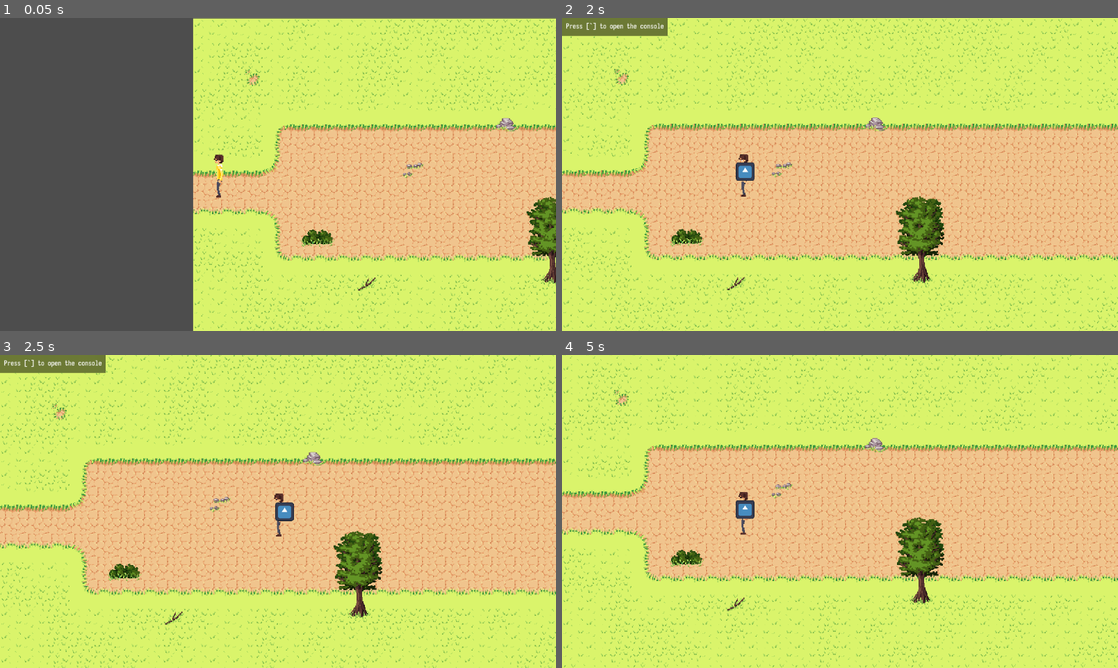
Above: before the commit, frames 1-4 (two rows, left to right).
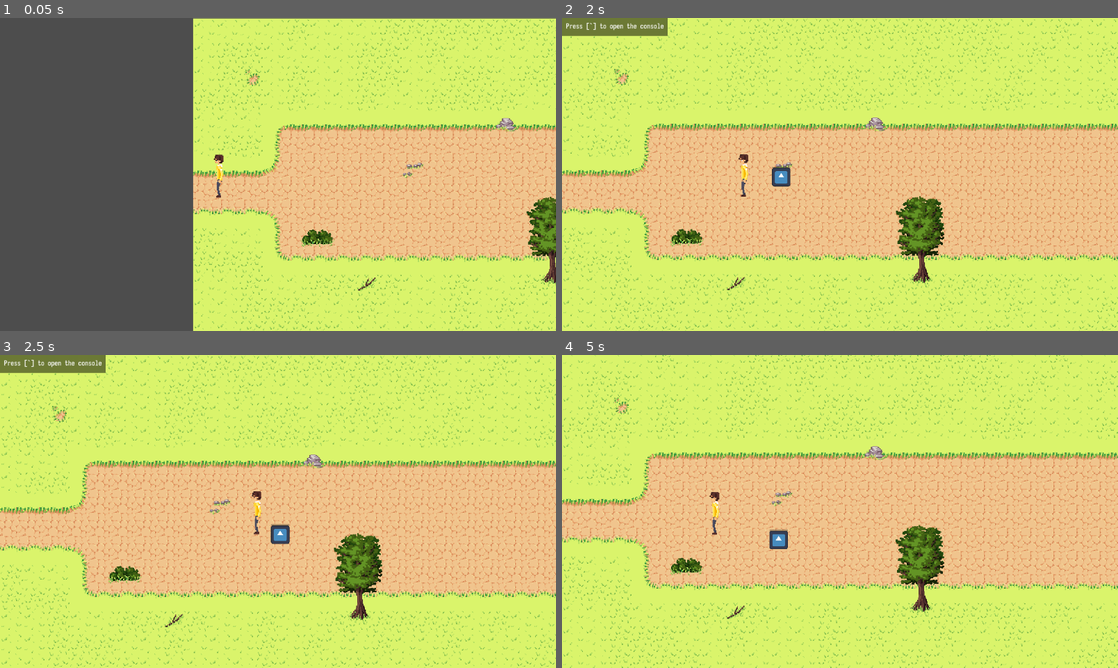
Above: after the commit, the same moments.

Repository: Kiwi-the-Cat/Untitled-Roguelike
Game: Godot game, scene res://level/level_3.tscn
Two runs of this game, one before a commit and one after it. Both use one fixed random seed, a clock stepped at 60 frames per second and the inputs below. This scene is started directly instead of the project's main scene. The engine's default icon, where the game draws it, is replaced by a stand-in: a white triangle on a blue panel in a dark square.
Inputs (mouse positions are in pixels of both pictures, inside the frame that each line leads up to):
- Up to frame 1 (0.05 s): no input
- Up to frame 2 (2 s): move the mouse to (962, 158) at 0.52 s; hold Right (ui_right) 0.53-1.25 s; click (962, 158) at 0.67 s; drag from (728, 190) to (812, 237) at 1.27 s
- Up to frame 3 (2.5 s): move the mouse to (333, 442) at 2.02 s; hold Right (ui_right) from 2.03 s (still down)
- Up to frame 4 (5 s): release Right (ui_right) at 2.75 s; drag from (812, 574) to (873, 511) at 2.77 s; move the mouse to (1006, 558) at 3.52 s; hold Left (ui_left) 3.53-4.25 s; drag from (673, 464) to (756, 433) at 4.27 s

Frame 1 is identical in both runs. In frame 2, 0.4% of the frame differs, in the area x 31-42%, y 46-54%; in frame 3, 21%; in frame 4, 23%, in the area x 0-100%, y 0-100%.

Commit message:
Added Enemy Attack Pattern
Haven't implemented the attack yet

Diff:
--- a/enemies/enemy.gd
+++ b/enemies/enemy.gd
@@ -1,6 +1,13 @@
 extends CharacterBody2D
 
 @onready var player = get_parent().get_node("Player")
+
+#Combat variables
+@export var health:int = 20
+signal enemyAttack
+#var firstHit:bool = true #Fixes enemy instantly hitting on scene start
+var attacking:bool = true
+@onready var attackTimer:Timer = $Hitbox/AttackTimer
 
 #Movement Variables
 @onready var navAgent = $NavigationAgent2D
@@ -20,4 +27,14 @@
 	nextPos = navAgent.get_next_path_position()
 	velocity = (nextPos - currentPos).normalized() * speed
 
+	if(!attacking): #Prevents enemy from repeatedly hitting player
+		velocity *= -1
+
 	move_and_slide()
+
+func _on_attack_timer_timeout():
+	attacking = true
+
+func _on_hitbox_area_entered(area):
+	attacking = false
+	attackTimer.start(0.5)
--- a/enemies/enemy.tscn
+++ b/enemies/enemy.tscn
@@ -14,28 +14,42 @@
 "speed": 5.0
 }]
 
+[sub_resource type="CircleShape2D" id="CircleShape2D_idl6e"]
+radius = 84.0238
+
 [sub_resource type="CircleShape2D" id="CircleShape2D_6kusr"]
 radius = 84.006
 
-[sub_resource type="CircleShape2D" id="CircleShape2D_idl6e"]
-radius = 84.0238
-
 [node name="Enemy" type="CharacterBody2D"]
-collision_layer = 3
-collision_mask = 3
+collision_layer = 5
+collision_mask = 5
 script = ExtResource("1_hlivd")
 
 [node name="AnimatedSprite2D" type="AnimatedSprite2D" parent="."]
 sprite_frames = SubResource("SpriteFrames_iml0o")
 
-[node name="Hurtbox" type="Area2D" parent="."]
-collision_layer = 5
-collision_mask = 5
+[node name="Hitbox" type="Area2D" parent="."]
+collision_layer = 2
+collision_mask = 2
 
-[node name="CollisionShape2D" type="CollisionShape2D" parent="Hurtbox"]
+[node name="CollisionShape2D" type="CollisionShape2D" parent="Hitbox"]
+shape = SubResource("CircleShape2D_idl6e")
+debug_color = Color(0, 0.6, 0.701961, 0.419608)
+
+[node name="AttackTimer" type="Timer" parent="Hitbox"]
+
+[node name="Hurtbox" type="CollisionShape2D" parent="."]
 shape = SubResource("CircleShape2D_6kusr")
 debug_color = Color(0.933333, 0.215686, 0.352941, 0.419608)
 
-[node name="Hitbox" type="CollisionShape2D" parent="."]
-shape = SubResource("CircleShape2D_idl6e")
-debug_color = Color(0, 0.6, 0.701961, 0.419608)
+[node name="HealthBar" type="ProgressBar" parent="."]
+offset_left = -64.0
+offset_top = -72.0
+offset_right = 64.0
+offset_bottom = -61.0
+max_value = 20.0
+rounded = true
+show_percentage = false
+
+[connection signal="area_entered" from="Hitbox" to="." method="_on_hitbox_area_entered"]
+[connection signal="timeout" from="Hitbox/AttackTimer" to="." method="_on_attack_timer_timeout"]
--- a/player/Player.tscn
+++ b/player/Player.tscn
@@ -76,8 +76,8 @@
 frame_progress = 0.306744
 
 [node name="Hurtbox" type="Area2D" parent="."]
-collision_layer = 3
-collision_mask = 3
+collision_layer = 2
+collision_mask = 2
 
 [node name="CollisionShape2D" type="CollisionShape2D" parent="Hurtbox"]
 scale = Vector2(0.954866, 1)
